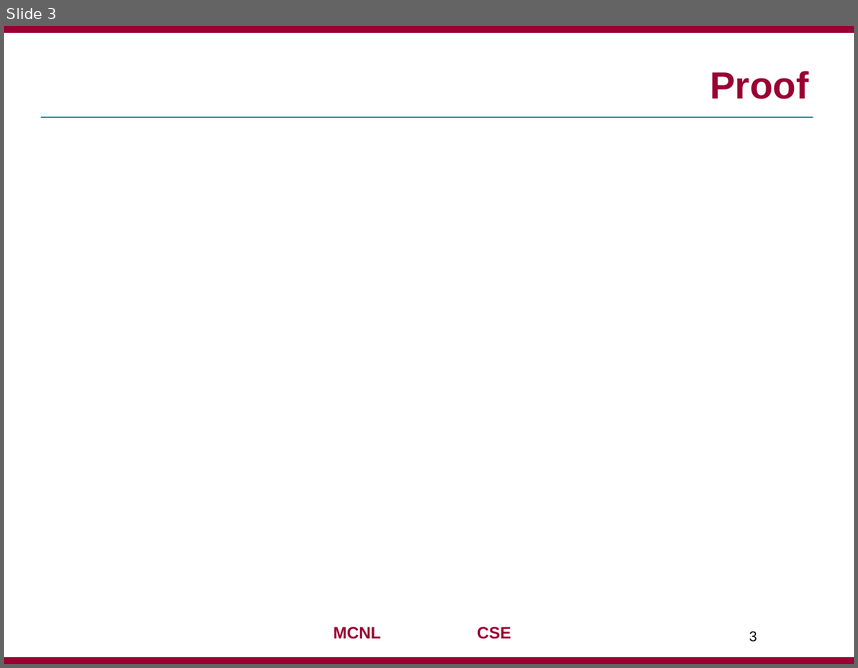
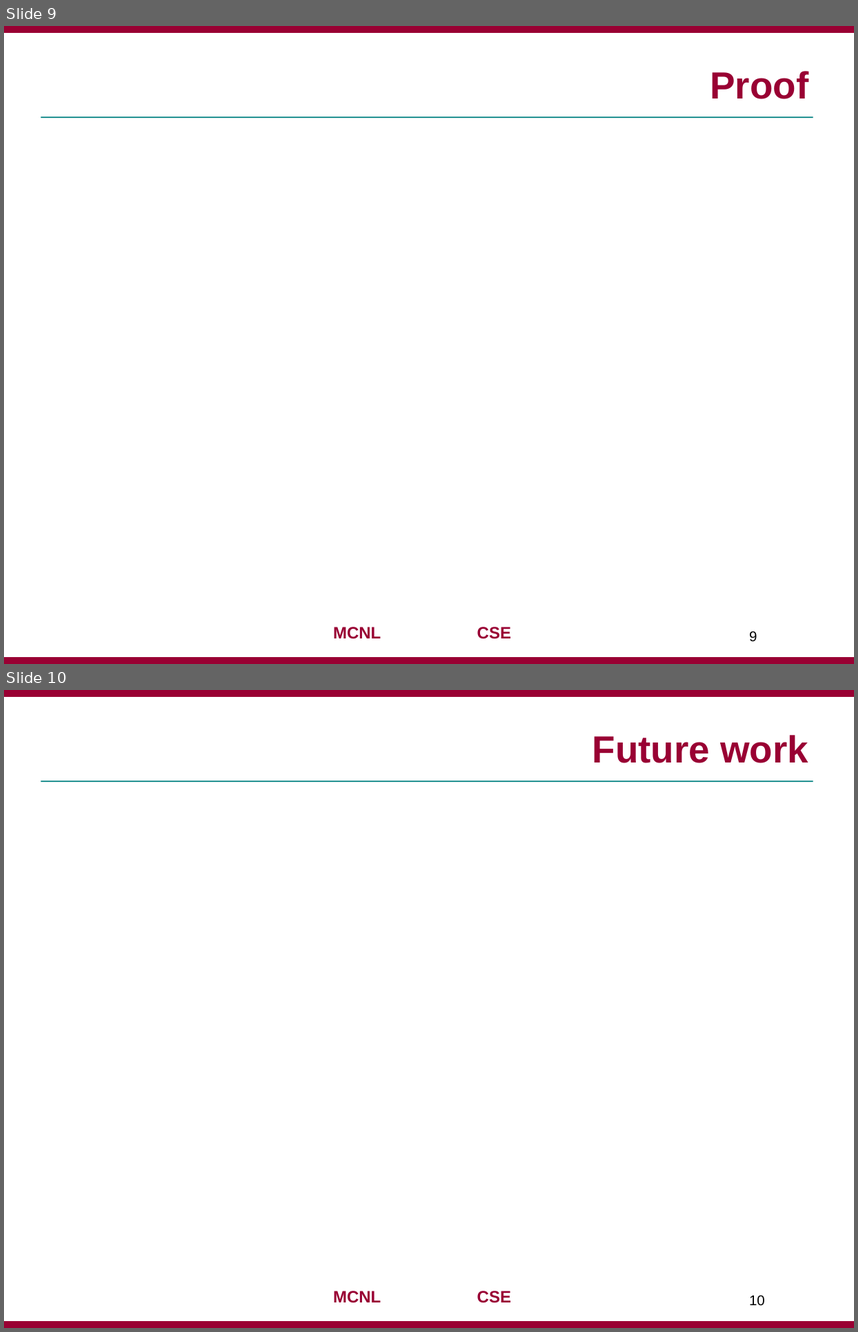
Before and after one commit to jaejunha/Paper, a slide deck: Daily(written_in_Korean)/181116.pptx. Shown one above the other, each under a label of ours: slide 3 before the commit, slides 9 and 10 after it. The pictures are 858x668 and 858x1332 pixels, drawn with LibreOffice and Linux fonts; fonts in the diff are those of the drawing; grey boxes stand for pictures; background and template pictures are left out. Boxes give left, top, right and bottom in pixels: in the first picture for what was removed or moved away, otherwise in the second. Text is boxed around its words. In the diff, an @@ line names an element or a change of style, - is before the commit and + after.

```diff
--- a/Daily(written_in_Korean)/181116.pptx
+++ b/Daily(written_in_Korean)/181116.pptx
@@ slide 10 added at (x1=4, y1=690, x2=854, y2=1328), background #FFFFFF; not listed: 4 template elements that a slide beside it also shows @@
@@ title added at (x1=593, y1=735, x2=809, y2=763), 32 pt, text #990033, bold @@
+Future work
@@ page number added at (x1=749, y1=1294, x2=765, y2=1305), 12 pt, text #000000 @@
+10
@@ what was slide 3 is now slide 9 @@
@@ page number at (x1=749, y1=630, x2=757, y2=641): text changed @@
-3
+9
```
Also in this commit, not shown: 1 slide changed, 7 other slides added, 1 slide removed.
